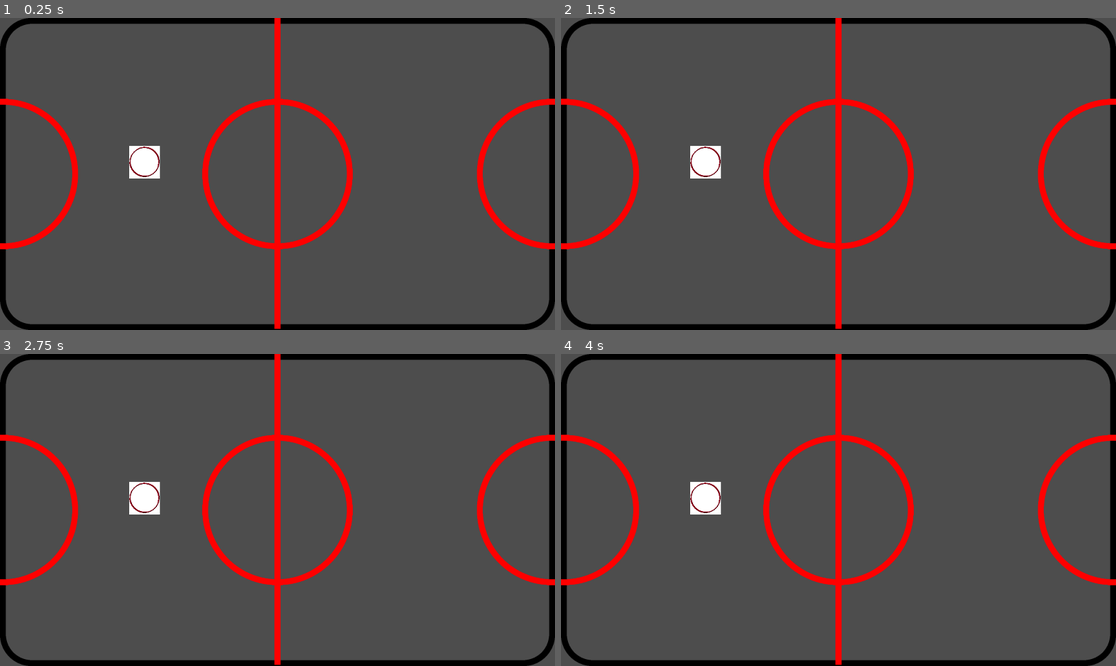
Above: before the commit, frames 1-4 (two rows, left to right).
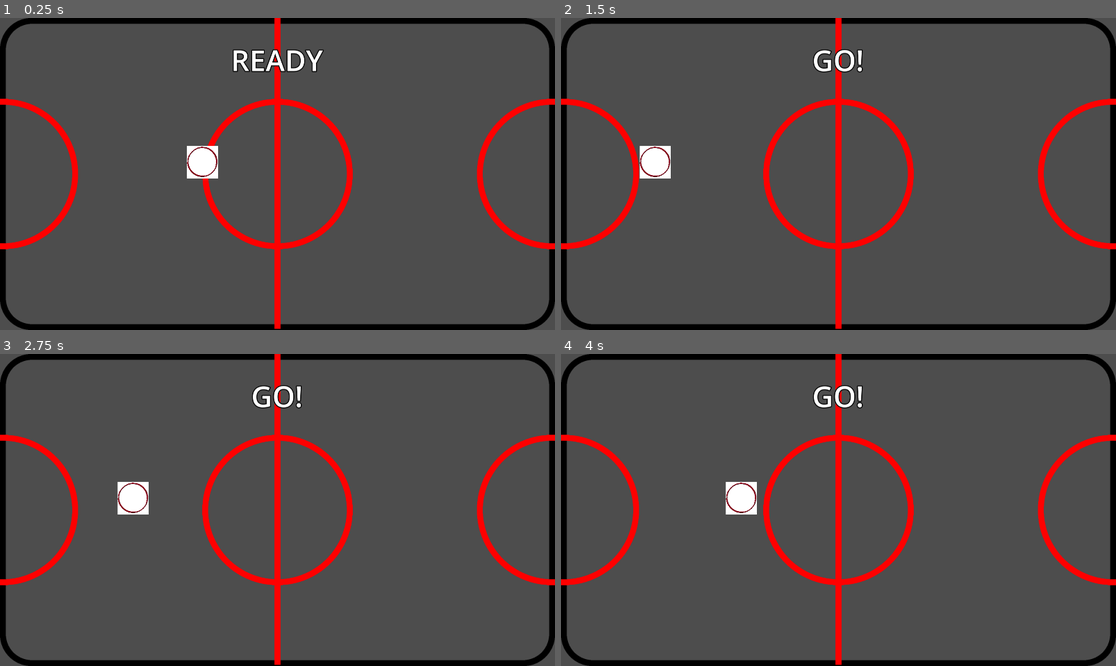
Above: after the commit, the same moments.

Repository: SingleArity/CoffeeTableAirHockey
Game: Godot game, scene res://Scenes/Game.tscn
Same seed, same stepped clock (60 frames per second), same inputs: the game is played once before the commit and once after it.
Inputs:
- Up to frame 1 (0.25 s): no input
- Up to frame 2 (1.5 s): tap Enter (ui_accept) at 0.5, 0.6, 0.77, 1.07, 1.35 s
- Up to frame 3 (2.75 s): tap Enter (ui_accept) at 1.52, 1.82, 2.1 s
- Up to frame 4 (4 s): tap Enter (ui_accept) at 2.85, 3.02, 3.32, 3.6, 3.77 s

The runs differ from the first frame. In frame 1, 1.9% of the frame differs, in the area x 23-59%, y 10-52%; in frame 2, 1.6%; in frame 3, 0.9%; in frame 4, 1.6%.

Commit message:
Working commit

Diff:
--- a/Scenes/Game.tscn
+++ b/Scenes/Game.tscn
@@ -1,8 +1,10 @@
-[gd_scene load_steps=11 format=3 uid="uid://o2jdyc81i6pm"]
+[gd_scene load_steps=16 format=3 uid="uid://o2jdyc81i6pm"]
 
 [ext_resource type="Texture2D" uid="uid://bh5208qy3hlkn" path="res://Sprites/Table.png" id="1_a2wf4"]
-[ext_resource type="Script" path="res://Code/bounce_movement.gd" id="2_73mmo"]
+[ext_resource type="Script" path="res://Scripts/bounce_movement.gd" id="1_qv72c"]
+[ext_resource type="Script" path="res://Scripts/game_script.gd" id="1_r0ebw"]
 [ext_resource type="Texture2D" uid="uid://c0ex6v8ar78vd" path="res://Sprites/puck.bmp" id="2_sbewx"]
+[ext_resource type="Script" path="res://Scripts/table.gd" id="4_0umfb"]
 
 [sub_resource type="PhysicsMaterial" id="PhysicsMaterial_b48tr"]
 friction = 0.0
@@ -34,12 +36,24 @@
 [sub_resource type="RectangleShape2D" id="RectangleShape2D_denrl"]
 size = Vector2(113, 1010)
 
+[sub_resource type="RectangleShape2D" id="RectangleShape2D_cwyxm"]
+size = Vector2(130, 450)
+
+[sub_resource type="RectangleShape2D" id="RectangleShape2D_yri5s"]
+size = Vector2(130, 450)
+
+[sub_resource type="LabelSettings" id="LabelSettings_0wjtg"]
+font_size = 100
+outline_size = 13
+outline_color = Color(0.0295066, 0.0295066, 0.0295066, 1)
+
 [node name="Game" type="Node2D"]
+script = ExtResource("1_r0ebw")
 
 [node name="Puck" type="Node2D" parent="."]
 z_index = 1
 position = Vector2(500, 500)
-script = ExtResource("2_73mmo")
+script = ExtResource("1_qv72c")
 
 [node name="RigidPhysics" type="RigidBody2D" parent="Puck"]
 collision_mask = 7
@@ -57,6 +71,7 @@
 texture = ExtResource("2_sbewx")
 
 [node name="Table" type="Node2D" parent="."]
+script = ExtResource("4_0umfb")
 
 [node name="StaticBody2D" type="StaticBody2D" parent="Table"]
 
@@ -80,3 +95,24 @@
 [node name="CollisionShape2D4" type="CollisionShape2D" parent="Table/StaticBody2D"]
 position = Vector2(-28.5, 529)
 shape = SubResource("RectangleShape2D_denrl")
+
+[node name="Goal1" type="Area2D" parent="Table"]
+position = Vector2(0, 530)
+
+[node name="CollisionShape2D" type="CollisionShape2D" parent="Table/Goal1"]
+shape = SubResource("RectangleShape2D_cwyxm")
+
+[node name="Goal2" type="Area2D" parent="Table"]
+position = Vector2(1900, 530)
+
+[node name="CollisionShape2D" type="CollisionShape2D" parent="Table/Goal2"]
+shape = SubResource("RectangleShape2D_yri5s")
+
+[node name="Display" type="Label" parent="."]
+offset_left = 351.0
+offset_top = 77.0
+offset_right = 1566.0
+offset_bottom = 217.0
+text = "READY"
+label_settings = SubResource("LabelSettings_0wjtg")
+horizontal_alignment = 1
--- a/Scripts/bounce_movement.gd
+++ b/Scripts/bounce_movement.gd
@@ -8,12 +8,28 @@
 func _ready():
 	rigid_body = $RigidPhysics
 	# Initialize random direction
-	var angle = PI # randf_range(0, 2 * PI)
-	velocity = Vector2(cos(angle), sin(angle)) * speed
-	rigid_body.linear_velocity = velocity
+	SignalBus.lock_player.connect(_on_lock_player)
 
 func _physics_process(delta):
 	# Move and collide with walls if needed
 	var collision_info = rigid_body.move_and_collide(velocity * delta)
 	if collision_info:
 		velocity = velocity.bounce(collision_info.get_normal())
+
+func _start():
+	# Reset position and velocity when the game starts
+	var angle = PI # randf_range(0, 2 * PI)
+	velocity = Vector2(cos(angle), sin(angle)) * speed
+	rigid_body.linear_velocity = velocity
+
+func _reset():
+	rigid_body.global_position = Vector2(700, 500) # Directly set the rigid body's position
+	rigid_body.linear_velocity = Vector2.ZERO
+	velocity = Vector2.ZERO # Reset internal velocity tracking
+
+func _on_lock_player(locked):
+	# Lock or unlock player input
+	if locked:
+		_reset() # Reset position
+	else:
+		_start() # Start moving again
--- /dev/null
+++ b/Scripts/game_script.gd
@@ -0,0 +1,95 @@
+extends Node
+
+# States in the game state machine
+enum GameState {
+	READY,
+	PLAY,
+	WIN
+}
+
+# Current state of the game
+var current_state = GameState.READY
+
+# Player scores
+var player1_score = 0
+var player2_score = 0
+
+# UI elements (assuming these will be assigned in the inspector)
+@onready var display_label = $Display
+
+func _ready():
+	# Initialize the game in READY state
+	change_state(GameState.READY)
+
+	# Connect to the signal that triggers the start of play
+	SignalBus.start_play.connect(_on_start_play)
+
+	# Connect to the signal that indicates a score
+	SignalBus.score_updated.connect(_on_score_updated)
+
+func change_state(new_state):
+	current_state = new_state
+
+	match current_state:
+		GameState.READY:
+			# Lock player input
+			lock_player_input()
+
+			# Display READY text
+			display_label.text = "READY"
+			display_label.visible = true
+
+		GameState.PLAY:
+			# Unlock player input
+			unlock_player_input()
+
+			# Show GO text briefly
+			display_label.text = "GO!"
+			display_label.visible = true
+
+			# Timer to hide GO text
+			var timer = get_tree().create_timer(1.0)
+			await timer.timeout
+			display_label.visible = false
+
+		GameState.WIN:
+			# Lock player input
+			lock_player_input()
+
+			# Determine winner and display
+			var winner_text = "Player 1 Wins!" if player1_score >= 7 else "Player 2 Wins!"
+			display_label.text = winner_text
+			display_label.visible = true
+
+# Signal handlers
+func _on_start_play():
+	if current_state == GameState.READY:
+		change_state(GameState.PLAY)
+
+func _on_score_updated(player_id):
+	if current_state == GameState.PLAY:
+		# Update score for the player who scored
+		if player_id == 1:
+			player1_score += 1
+		else:
+			player2_score += 1
+
+		# Check if someone won
+		if player1_score >= 7 or player2_score >= 7:
+			change_state(GameState.WIN)
+		else:
+			# Reset to READY for next round
+			change_state(GameState.READY)
+
+# Helper functions to lock/unlock player input
+func lock_player_input():
+	SignalBus.emit_lock_player(true)
+
+func unlock_player_input():
+	SignalBus.emit_lock_player(false)
+
+# Function to reset the game
+func reset_game():
+	player1_score = 0
+	player2_score = 0
+	change_state(GameState.READY)
--- /dev/null
+++ b/Scripts/signal_bus.gd
@@ -0,0 +1,22 @@
+extends Node
+
+# Signal to start play from READY state
+signal start_play
+
+# Signal when player scores a point, includes player ID
+signal score_updated(player_id)
+
+# Signal to lock or unlock player input
+signal lock_player(locked)
+
+# Function to emit the start_play signal
+func emit_start_play() -> void:
+    emit_signal("start_play")
+
+# Function to emit the score_updated signal
+func emit_score_updated(player_id: int) -> void:
+    emit_signal("score_updated", player_id)
+
+# Function to emit the lock_player signal
+func emit_lock_player(locked: bool) -> void:
+    emit_signal("lock_player", locked)
--- /dev/null
+++ b/Scripts/table.gd
@@ -0,0 +1,38 @@
+extends Node2D
+
+@onready var goal1_region = $Goal1
+@onready var goal2_region = $Goal2
+
+# Called when the node enters the scene tree for the first time.
+func _ready() -> void:
+	# Connect signals to handle goal detection
+	goal1_region.connect("body_entered", _on_goal1_body_entered)
+	goal2_region.connect("body_entered", _on_goal2_body_entered)
+
+
+# Called every frame. 'delta' is the elapsed time since the previous frame.
+func _process(_delta: float) -> void:
+	# Check if the space bar is pressed to start the game
+	if Input.is_action_just_pressed("ui_accept"):
+		# Emit signal to start the game
+		print("Starting game...")
+		SignalBus.emit_start_play()
+
+# Check if the object is a Puck
+func is_puck(body: Node) -> bool:
+	# Check if the body is a Puck
+	return body.get_parent().name == "Puck"
+
+func _on_goal1_body_entered(body: Node) -> void:
+	# Check if the body is the Puck
+	if is_puck(body):
+		# Emit signal to update score for player 1
+		print("Player 1 scored!")
+		SignalBus.emit_score_updated(1)
+
+func _on_goal2_body_entered(body: Node) -> void:
+	# Check if the body is the Puck
+	if is_puck(body):
+		# Emit signal to update score for player 2
+		print("Player 2 scored!")
+		SignalBus.emit_score_updated(2)
--- a/project.godot
+++ b/project.godot
@@ -15,6 +15,10 @@
 config/features=PackedStringArray("4.3", "GL Compatibility")
 config/icon="res://icon.svg"
 
+[autoload]
+
+SignalBus="*res://Scripts/signal_bus.gd"
+
 [display]
 
 window/size/viewport_width=1920
Not shown, added: Docs/LevelDesign.md
